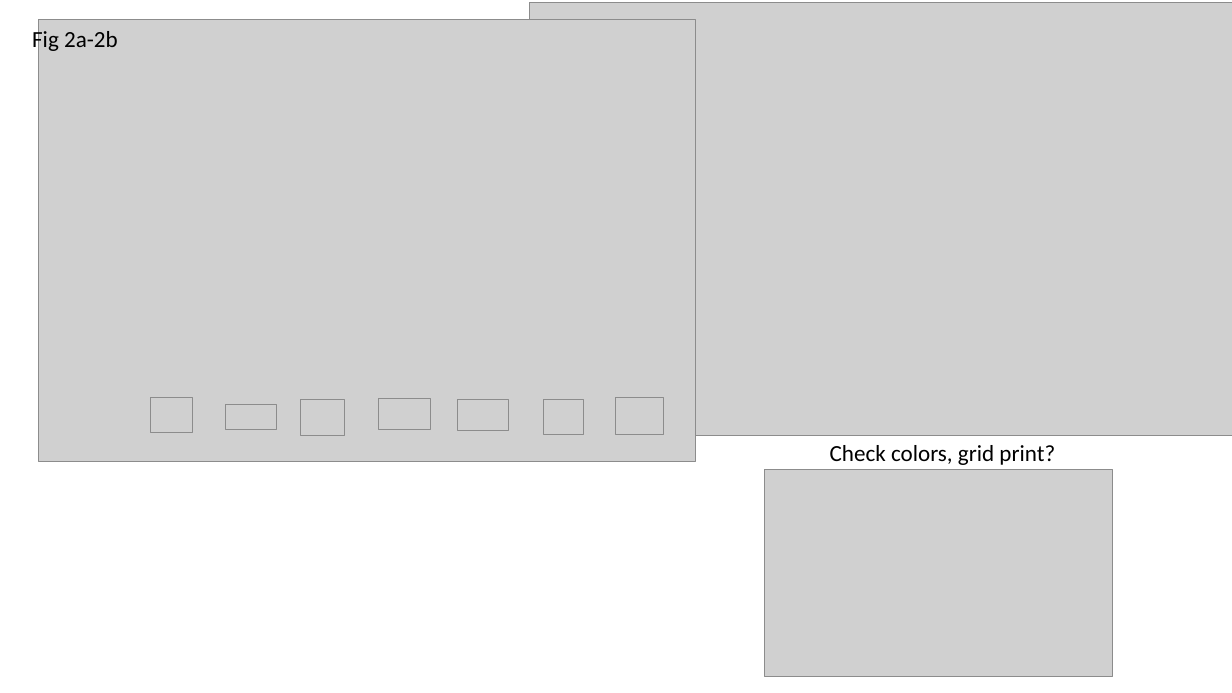
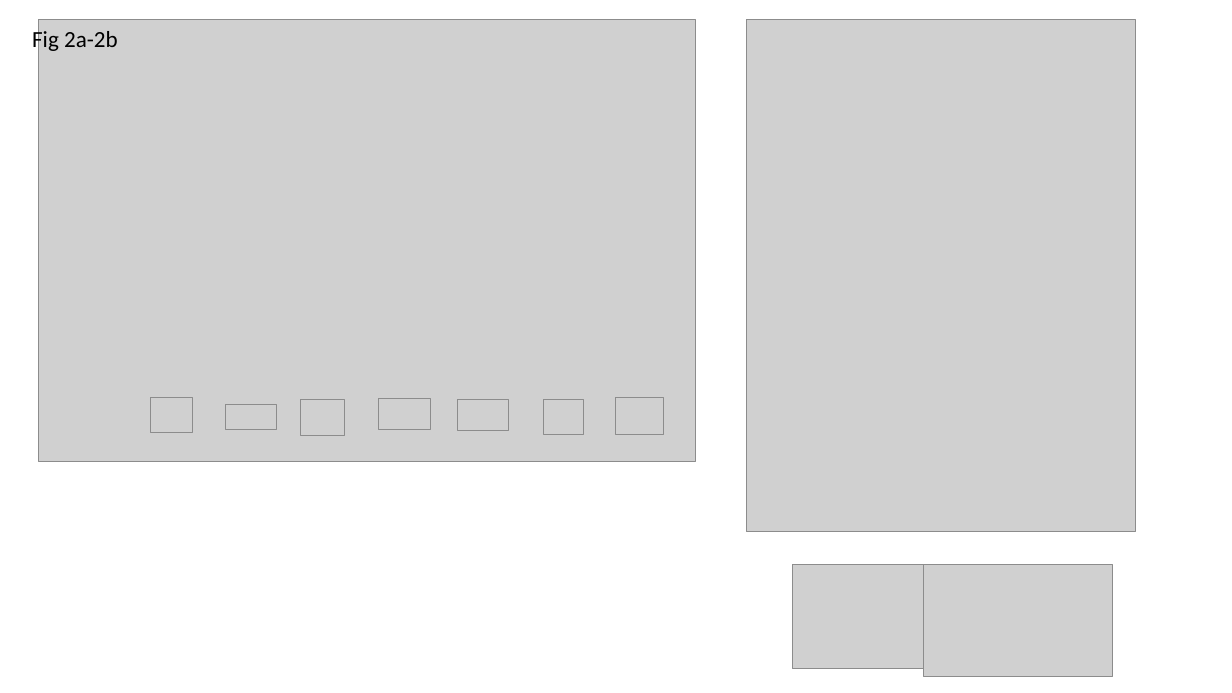
Before and after one commit to hurlbertlab/core-transient, a slide deck: slide 3 of output/plots/Presentation1.pptx. Drawn at 1232x693 pixels with LibreOffice and Linux fonts; fonts in the diff are those of the drawing; grey boxes stand for pictures. Boxes give left, top, right and bottom in pixels: in the first picture for what was removed or moved away, otherwise in the second. Text is boxed around its words. In the diff, an @@ line names an element or a change of style, - is before the commit and + after.

Commit message:
working on colors for 2b

```diff
--- a/output/plots/Presentation1.pptx
+++ b/output/plots/Presentation1.pptx
@@ picture added at (747, 19, 1136, 531) @@
@@ text removed at (830, 445, 1055, 465) @@
-Check colors, grid print?
@@ picture: place and size @@
-picture at (530, 3, 1232, 435)
+picture at (793, 565, 924, 668)
@@ picture: place and size @@
-picture at (765, 470, 1113, 677)
+picture at (924, 565, 1113, 677)
```
Also in this commit, not shown: 1 other slide changed, 2 slides added, 12 other files.
